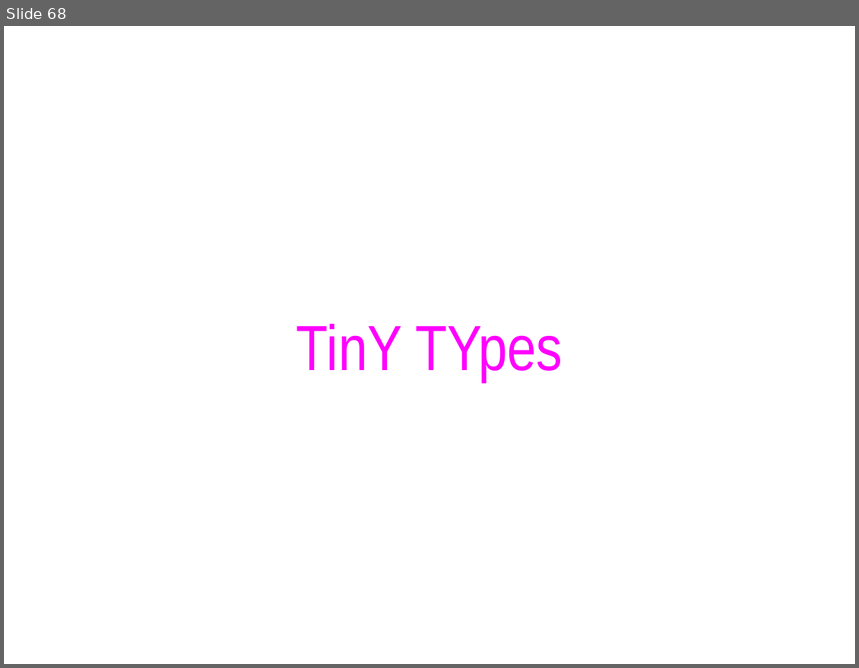
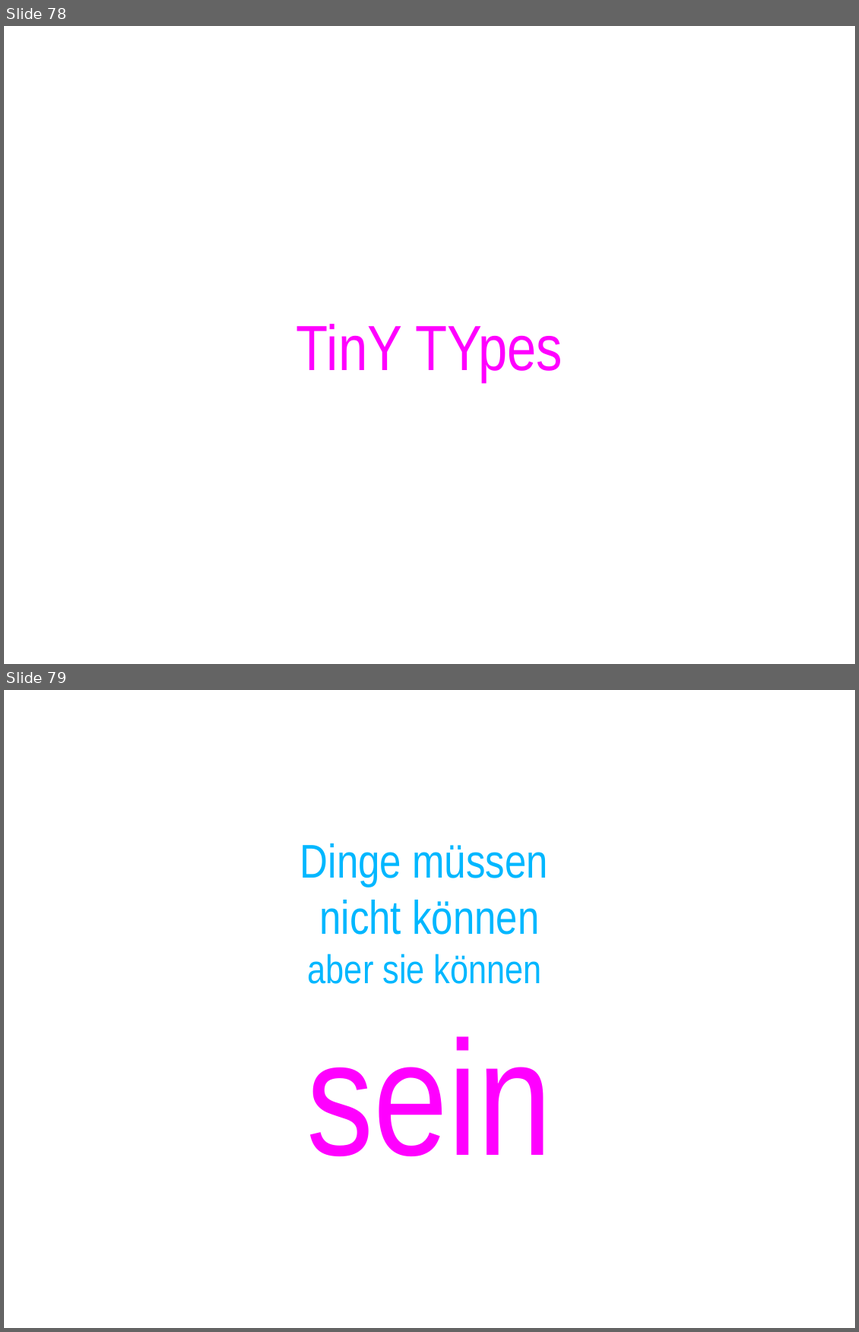
Before and after one commit to cessor/empathiccode, a slide deck: EmpathicCode.pptx. Shown one above the other, each under a label of ours: slide 68 before the commit, slides 78 and 79 after it. The pictures are 859x668 and 859x1332 pixels, drawn with LibreOffice and Linux fonts; fonts in the diff are those of the drawing. Boxes give left, top, right and bottom in pixels: in the first picture for what was removed or moved away, otherwise in the second. Text is boxed around its words. In the diff, an @@ line names an element or a change of style, - is before the commit and + after.

```diff
--- a/EmpathicCode.pptx
+++ b/EmpathicCode.pptx
@@ slide 79 added at <box>4,690,855,1328</box>, background #FFFFFF @@
@@ title added at <box>300,844,553,1157</box>, 40 pt, text #00B7FF @@
+Dinge müssen
+nicht können
+aber sie können
+sein
@@ what was slide 68 is now slide 78 @@
```
Also in this commit, not shown: 9 slides changed, 16 other slides added, 1 slide removed, 1 other file.
